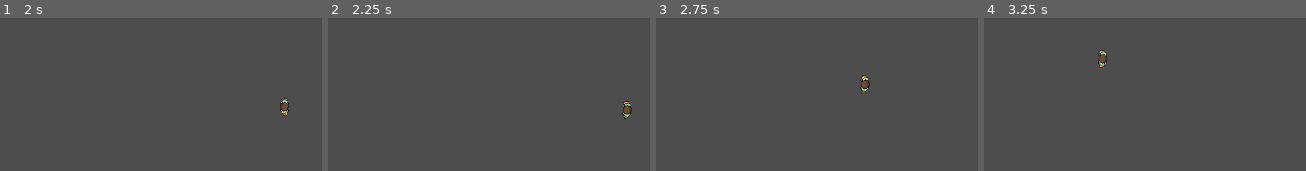
Above: before the commit, frames 1-4 (left to right).
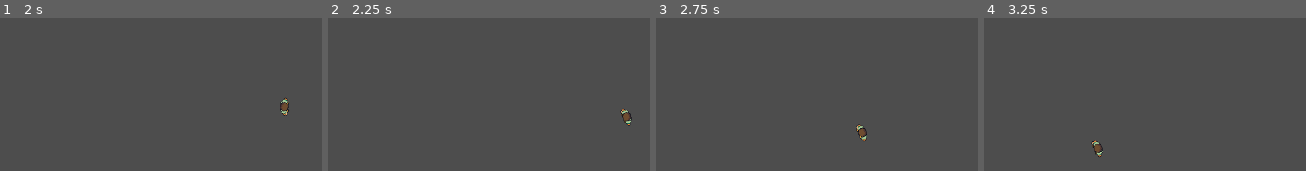
Above: after the commit, the same moments.

Repository: freesstylers/GoofyAhhCar
Game: Godot game, scene res://Assets/Prefabs/NPC/NormalNpc.tscn
Same seed, same stepped clock (60 frames per second), same inputs: the game is played once before the commit and once after it. The project has no main scene, so this scene is started directly.
Inputs:
- Up to frame 1 (2 s): tap Enter at 0.5 s; hold Right (right) 0.53-1.28 s; hold Down (back) from 1.28 s (still down)
- Up to frame 2 (2.25 s): tap Space (Accelerate) at 2 s; release Down (back) at 2.03 s; hold Right (right) from 2.03 s (still down)
- Up to frame 3 (2.75 s): keep holding Right (right)
- Up to frame 4 (3.25 s): tap Enter at 2.75 s; release Right (right) at 2.78 s; hold Space (Accelerate) from 2.78 s (still down)

Frame 1 is identical in both runs. In frame 2, 0.4% of the frame differs, in the area x 90-95%, y 54-71%; in frame 3, 0.5%, in the area x 62-67%, y 37-81%; in frame 4, 0.5%.

Commit message:
NPC ciclista añadido

Diff:
--- /dev/null
+++ b/clusy-cart/Assets/Prefabs/NPC/CiclistaNPC.gd
@@ -0,0 +1,26 @@
+class_name CiclistaNPC
+extends NPC
+
+var canMove : bool = true
+
+func move(delta):
+	if not canMove:
+		return
+
+	super.move(delta)
+
+
+
+func  finish_move():
+	canMove = false
+	var z = $Zigzag as ZigZag
+	z.realocate = true
+
+	var tween = get_tree().create_tween()
+	tween.tween_property(z, "position", Vector2(0,0), 1)
+	tween.tween_callback(start_move)
+
+func start_move():
+	canMove = true
+	var z = $Zigzag as ZigZag
+	z.realocate = false
--- /dev/null
+++ b/clusy-cart/Assets/Prefabs/NPC/CiclistaNPC.tscn
@@ -0,0 +1,37 @@
+[gd_scene load_steps=6 format=3 uid="uid://cjpv8shu8ggj6"]
+
+[ext_resource type="Script" path="res://Assets/Prefabs/NPC/PointsBehaviour.gd" id="1_c4lcu"]
+[ext_resource type="Script" path="res://Assets/Prefabs/NPC/CiclistaNPC.gd" id="1_d67bn"]
+[ext_resource type="Texture2D" uid="uid://lcakrf08wpqc" path="res://Assets/Sprites/PerroGordoBachicha/PerroSalchicha1.png" id="2_o1ja5"]
+[ext_resource type="Script" path="res://Assets/Prefabs/NPC/Zigzag.gd" id="2_ys6lk"]
+
+[sub_resource type="CircleShape2D" id="CircleShape2D_6f2gb"]
+
+[node name="CiclistaNpc" type="CharacterBody2D"]
+position = Vector2(442, 191)
+rotation = 1.5708
+script = ExtResource("1_d67bn")
+
+[node name="Zigzag" type="CollisionShape2D" parent="."]
+shape = SubResource("CircleShape2D_6f2gb")
+debug_color = Color(0.886275, 0.0745098, 0.776471, 1)
+script = ExtResource("2_ys6lk")
+amplitude = 5.0
+frecuency = 10.0
+
+[node name="Sprite2D" type="Sprite2D" parent="Zigzag"]
+rotation = 1.5708
+texture = ExtResource("2_o1ja5")
+
+[node name="PointsBehaviour" type="Node" parent="." node_paths=PackedStringArray("points")]
+script = ExtResource("1_c4lcu")
+points = [NodePath("Point1"), NodePath("Point2"), NodePath("Point3")]
+
+[node name="Point1" type="Node2D" parent="PointsBehaviour"]
+position = Vector2(40, 345)
+
+[node name="Point2" type="Node2D" parent="PointsBehaviour"]
+position = Vector2(1115, 346)
+
+[node name="Point3" type="Node2D" parent="PointsBehaviour"]
+position = Vector2(578, 605)
--- a/clusy-cart/Assets/Prefabs/NPC/NormalNpc.tscn
+++ b/clusy-cart/Assets/Prefabs/NPC/NormalNpc.tscn
@@ -19,10 +19,13 @@
 
 [node name="PointsBehaviour" type="Node" parent="." node_paths=PackedStringArray("points")]
 script = ExtResource("2_5fohp")
-points = [NodePath("Point1"), NodePath("Point2")]
+points = [NodePath("Point1"), NodePath("Point2"), NodePath("Point3")]
 
 [node name="Point1" type="Node2D" parent="PointsBehaviour"]
 position = Vector2(386.72, 267)
 
 [node name="Point2" type="Node2D" parent="PointsBehaviour"]
 position = Vector2(900, 412)
+
+[node name="Point3" type="Node2D" parent="PointsBehaviour"]
+position = Vector2(460, 479)
--- a/clusy-cart/Assets/Prefabs/NPC/NormalNpcMovement.gd
+++ b/clusy-cart/Assets/Prefabs/NPC/NormalNpcMovement.gd
@@ -23,7 +23,10 @@
 	look_at(goTo.global_position)
 	if is_min_dist(distanceThreshold):
 		goTo = pointBehaviour.get_next_point()
+		finish_move()
 
+func finish_move():
+	pass
 
 func _process(delta):
 	move(delta)
--- /dev/null
+++ b/clusy-cart/Assets/Prefabs/NPC/Zigzag.gd
@@ -0,0 +1,24 @@
+class_name ZigZag
+extends CollisionShape2D
+
+@export var amplitude : float = 1
+@export var frecuency : float = 1
+
+var lapsed = 0
+var realocate = false
+
+func _process(delta):
+	if realocate:
+		return_origin(delta)
+		return
+	rotation = 0
+	lapsed = lapsed + delta
+	position.y = + position.y + amplitude*sin(lapsed*frecuency)
+
+func return_origin(delta):
+	var rot = -90
+	if position.y < 0:
+		rot = 90
+	rotation = deg_to_rad(rot)
+	var dir = -position
+	position = position + dir*delta
